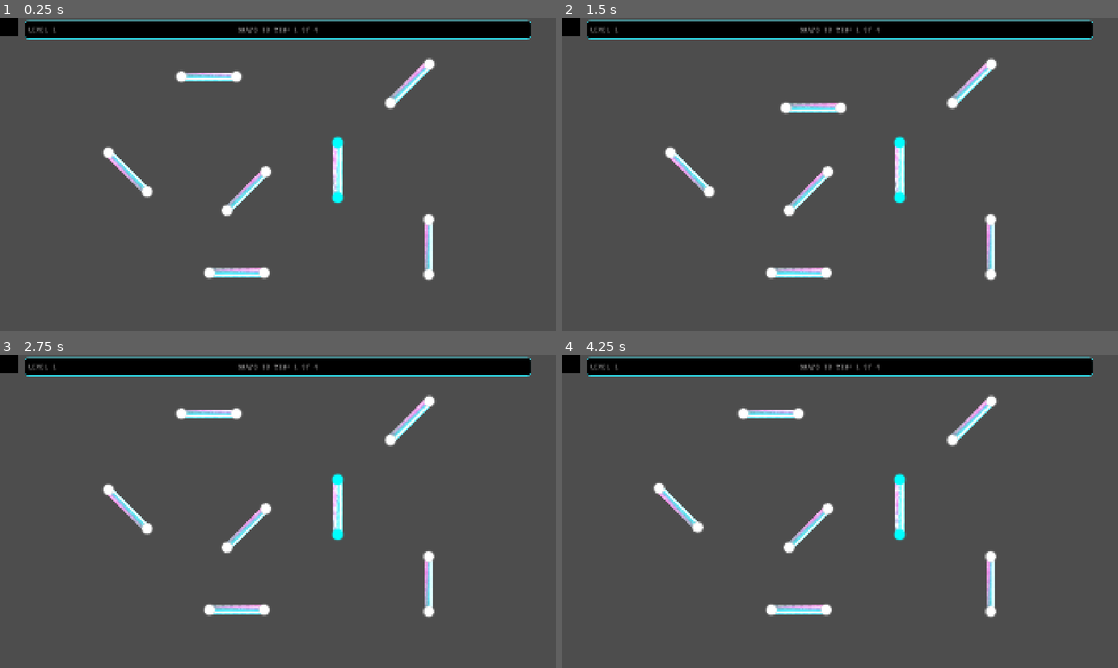
Above: before the commit, frames 1-4 (two rows, left to right).
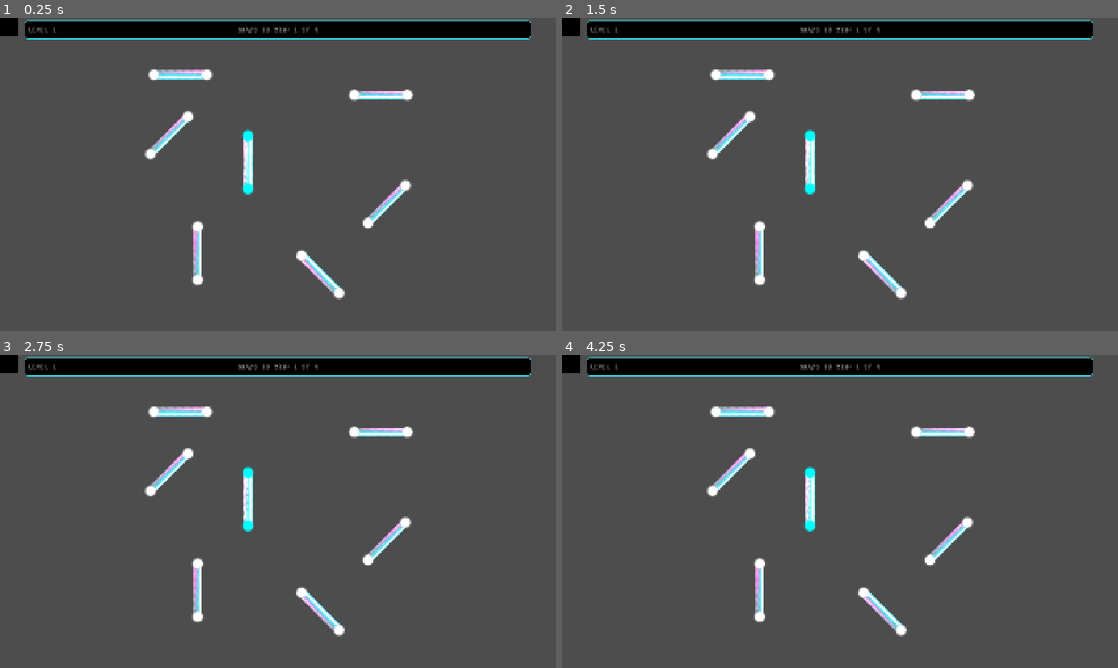
Above: after the commit, the same moments.

Repository: CarlesRa/Harmony-Waves
Game: Godot game, scene res://scenes/main_game.tscn
Same seed, same stepped clock (60 frames per second), same inputs: the game is played once before the commit and once after it. Video files are missing from this copy of the repository; at most half a second of black plays in their place. Sound files missing from this copy of the repository are replaced by a short silence.
Inputs (mouse positions are in pixels of both pictures, inside the frame that each line leads up to):
- Up to frame 1 (0.25 s): no input
- Up to frame 2 (1.5 s): tap Enter at 0.5 s; drag from (901, 171) to (773, 77) at 0.52 s; drag from (773, 77) to (901, 171) at 1.27 s
- Up to frame 3 (2.75 s): move the mouse to (239, 608) at 2.02 s; click (239, 608) at 2.17 s
- Up to frame 4 (4.25 s): drag from (990, 583) to (901, 480) at 2.77 s; drag from (689, 508) to (901, 533) at 3.52 s

The runs differ from the first frame. In frame 1, 4.6% of the frame differs, in the area x 18-79%, y 12-90%; in frame 2, 4.8%; in frame 3, 4.6%; in frame 4, 4.6%.

Commit message:
change level01 organization

Diff:
--- a/scenes/levels/level_01.tscn
+++ b/scenes/levels/level_01.tscn
@@ -11,7 +11,7 @@
 script = ExtResource("1_qdh5e")
 
 [node name="WavePiece" parent="." instance=ExtResource("1_m802k")]
-position = Vector2(796, 288)
+position = Vector2(695, 283)
 is_piece_connected = true
 music_stream = ExtResource("3_50wog")
 C1_connector_id = -1
@@ -29,7 +29,7 @@
 C2_target_id = 3
 
 [node name="WavePiece3" parent="." instance=ExtResource("1_m802k")]
-position = Vector2(624, 464)
+position = Vector2(931, 164)
 rotation = 1.5707964
 music_stream = ExtResource("5_t0hvh")
 C1_connector_id = -1
@@ -37,7 +37,7 @@
 C2_target_id = 4
 
 [node name="WavePiece4" parent="." instance=ExtResource("1_m802k")]
-position = Vector2(952, 420)
+position = Vector2(606, 444)
 music_stream = ExtResource("6_kfebt")
 C1_connector_id = 4
 C1_target_id = -1
@@ -45,7 +45,7 @@
 C2_target_id = -1
 
 [node name="Fake_piece_01" parent="." instance=ExtResource("1_m802k")]
-position = Vector2(436, 292)
+position = Vector2(823, 482.00003)
 rotation = -0.7853982
 C1_connector_id = -10
 C1_target_id = -10
@@ -53,7 +53,7 @@
 C2_target_id = -10
 
 [node name="Fake_piece_02" parent="." instance=ExtResource("1_m802k")]
-position = Vector2(640, 324)
+position = Vector2(556, 235.00003)
 rotation = 0.7853982
 C1_connector_id = -10
 C1_target_id = -10
@@ -61,7 +61,7 @@
 C2_target_id = -10
 
 [node name="Fake_piece_03" parent="." instance=ExtResource("1_m802k")]
-position = Vector2(920, 140.00003)
+position = Vector2(941, 357.00003)
 rotation = 0.7853982
 C1_connector_id = -10
 C1_target_id = -10
